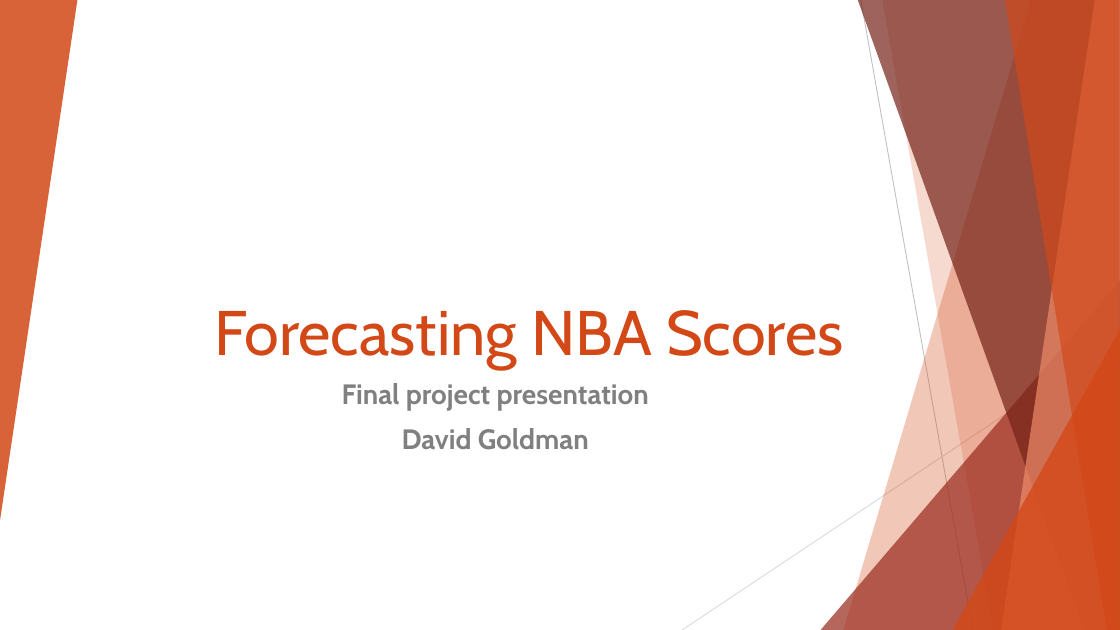
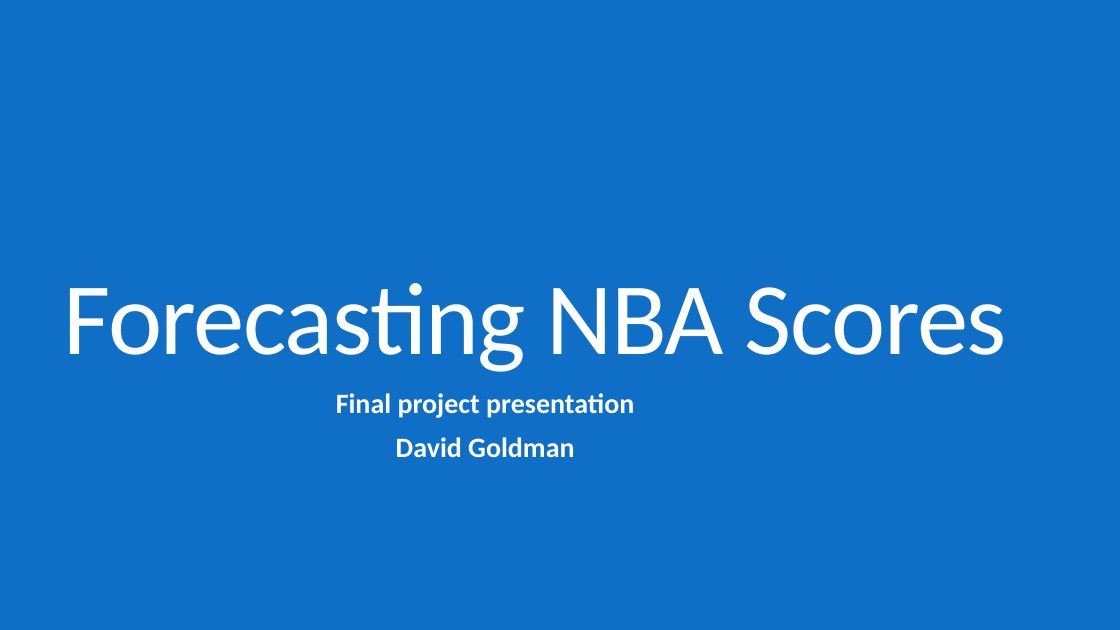
Before and after one commit to dlgoldman/DS-SF-30, a slide deck: slide 1 of final-project/3/Final_Project_3_David_Goldman.pptx. Drawn at 1120x630 pixels with LibreOffice and Linux fonts; fonts in the diff are those of the drawing. Boxes give left, top, right and bottom in pixels: in the first picture for what was removed or moved away, otherwise in the second. Text is boxed around its words. In the diff, an @@ line names an element or a change of style, - is before the commit and + after.

```diff
--- a/final-project/3/Final_Project_3_David_Goldman.pptx
+++ b/final-project/3/Final_Project_3_David_Goldman.pptx
@@ background #FFFFFF to #0F6FC6 @@
@@ group removed at [0,0,1120,630]: 5 freeform shapes, 3 triangles, 2 lines @@
@@ title "Forecasting NBA Scores": place and size @@
-title "Forecasting NBA Scores" at [214,310,843,369]
+title "Forecasting NBA Scores" at [64,283,1007,372]
@@ title "Forecasting NBA Scores" at [64,283,1007,372]: size 54 to 88 pt, font Cabin to Calibri, text colour #D34817 to #FFFFFF, letter spacing 0 to -1.2 pt; alignment right to left; line spacing 1 to 0.8 @@
@@ subtitle "Final project presentation": place and size @@
-subtitle "Final project presentation" at [342,383,649,450]
+subtitle "Final project presentation" at [336,393,634,458]
@@ subtitle "Final project presentation" at [336,393,634,458]: font Cabin to Calibri, text colour #808080 to #FFFFFF; line spacing 1 to 0.85; more space between paragraphs @@
```
Also in this commit, not shown: 10 other slides changed, 2 other files.
